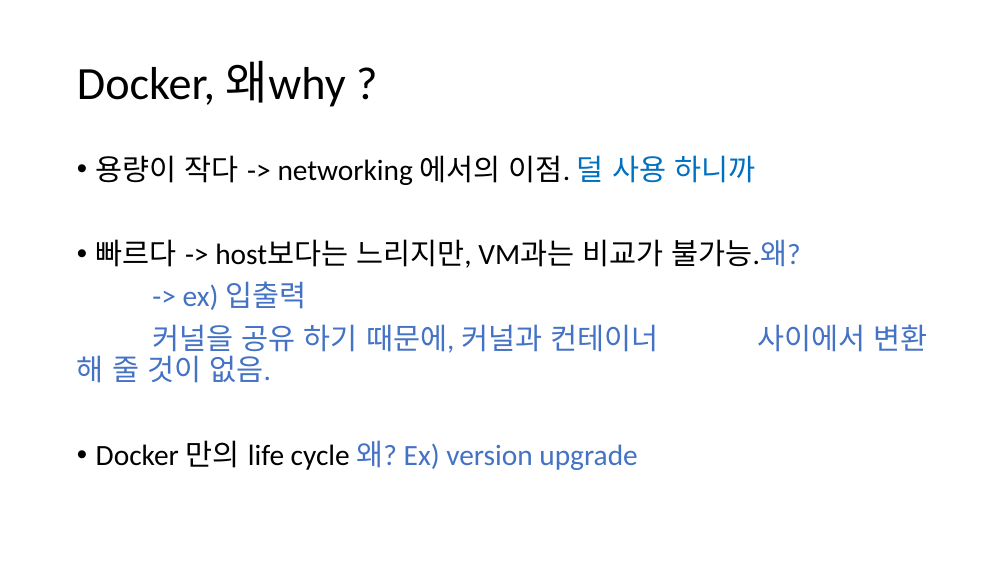
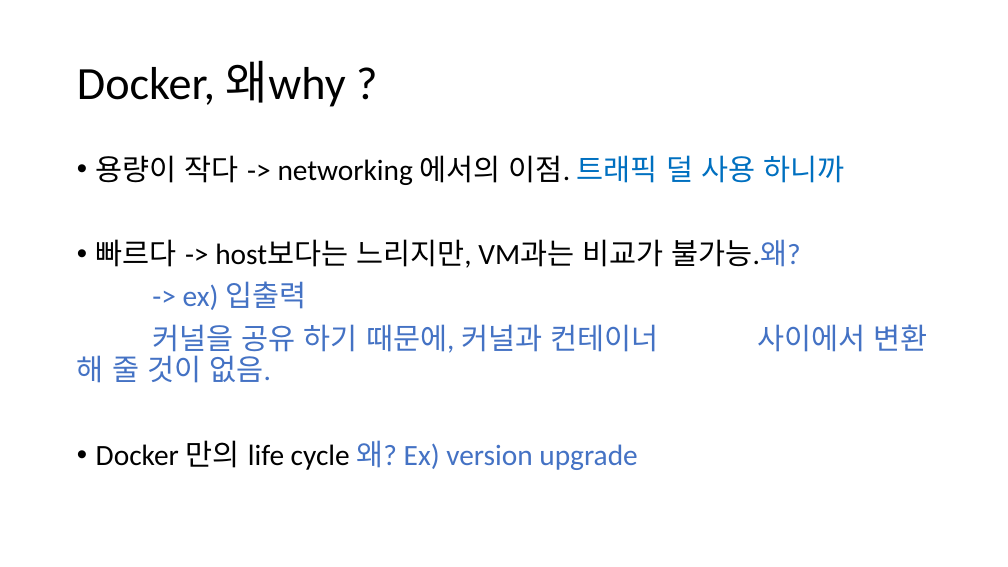
Before and after one commit to TrellixVulnTeam/weekly-seminar_YHWC, a slide deck: slide 8 of 1-Docker/Presentation.pptx. Drawn at 1008x567 pixels with LibreOffice and Linux fonts; fonts in the diff are those of the drawing. Boxes give left, top, right and bottom in pixels: in the first picture for what was removed or moved away, otherwise in the second. Text is boxed around its words. In the diff, an @@ line names an element or a change of style, - is before the commit and + after.

Commit message:
complete ppt

```diff
--- a/1-Docker/Presentation.pptx
+++ b/1-Docker/Presentation.pptx
@@ text at [96,155,845,185]: text changed @@
-• 용량이 작다 -> networking 에서의 이점. 덜 사용 하니까
+• 용량이 작다 -> networking 에서의 이점. 트래픽 덜 사용 하니까
```
Also in this commit, not shown: 2 other slides changed, 6 slides added, 3 other files.
